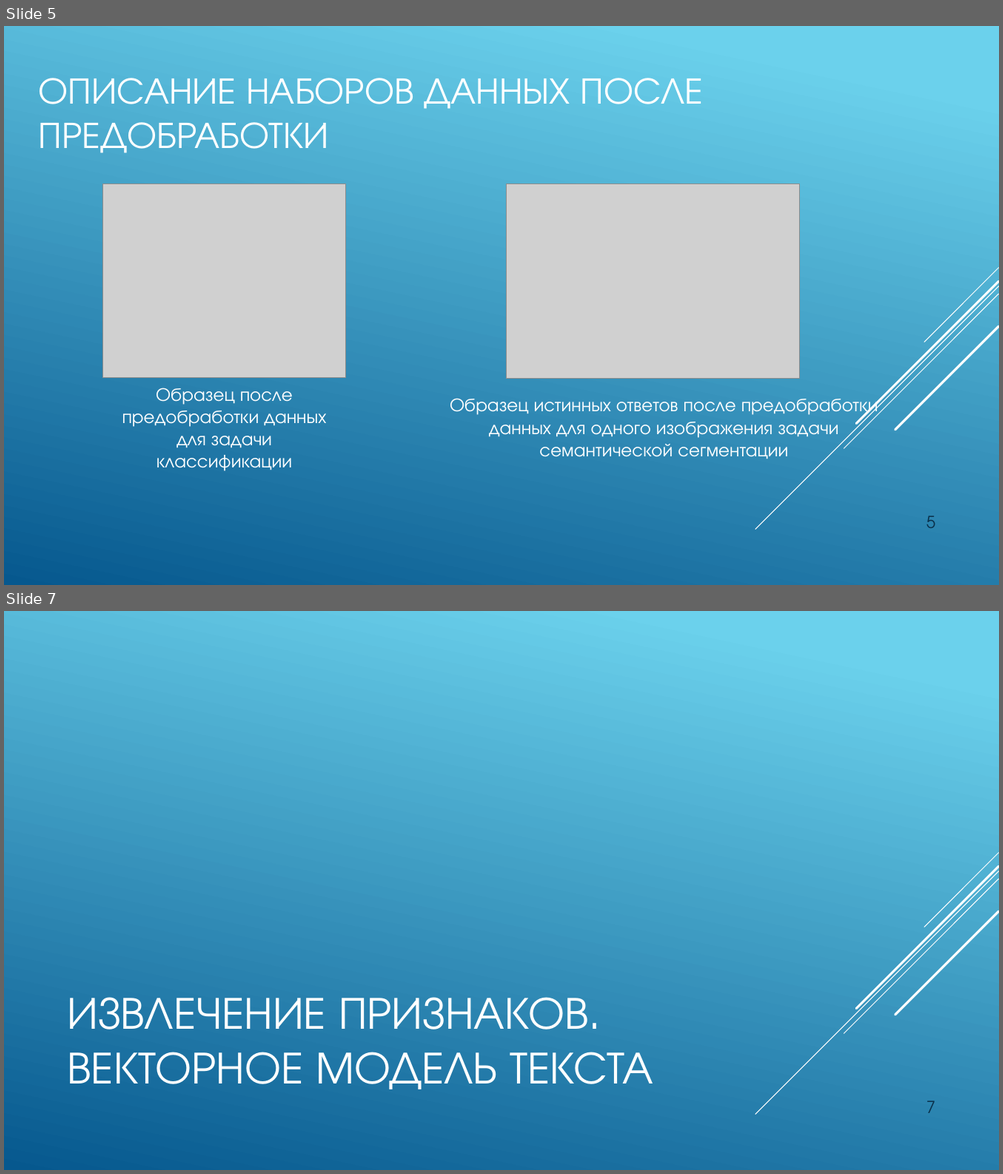
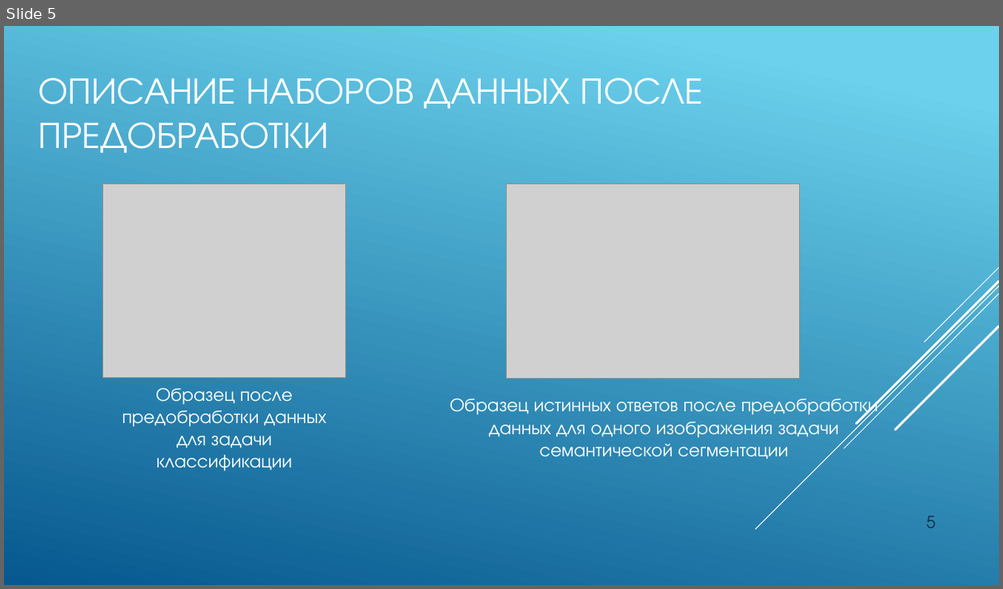
Before and after one commit to JacKira/Airbus_ship_detection, a slide deck: Отчет/ВКР презентация.pptx. Shown one above the other, each under a label of ours: slides 5 and 7 before the commit, slide 5 after it; the slides between them are not shown. The pictures are 1003x1174 and 1003x589 pixels, drawn with LibreOffice and Linux fonts; fonts in the diff are those of the drawing; grey boxes stand for pictures. Boxes give left, top, right and bottom in pixels: in the first picture for what was removed or moved away, otherwise in the second. Text is boxed around its words. In the diff, an @@ line names an element or a change of style, - is before the commit and + after.

```diff
--- a/Отчет/ВКР презентация.pptx
+++ b/Отчет/ВКР презентация.pptx
@@ slide 7 removed at box(4, 611, 999, 1170), background gradient #6ED2EB to #06588E; not listed: 5 template elements that a slide beside it also shows @@
@@ title removed at box(68, 997, 654, 1090) @@
-ИЗВЛЕЧЕНИЕ ПРИЗНАКОВ. ВЕКТОРНОЕ МОДЕЛЬ ТЕКСТА
@@ page number removed at box(926, 1101, 935, 1113) @@
-7
```
Also in this commit, not shown: 2 slides changed, 2 slides added, 16 other slides removed, 2 other files.
